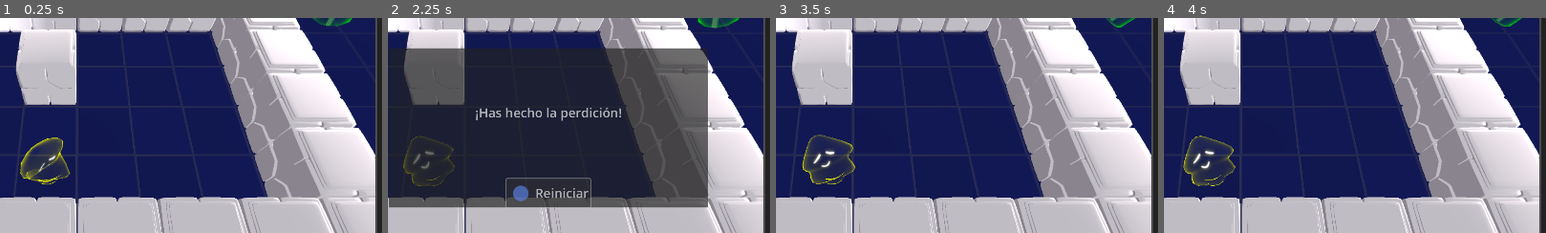
Above: before the commit, frames 1-4 (left to right).
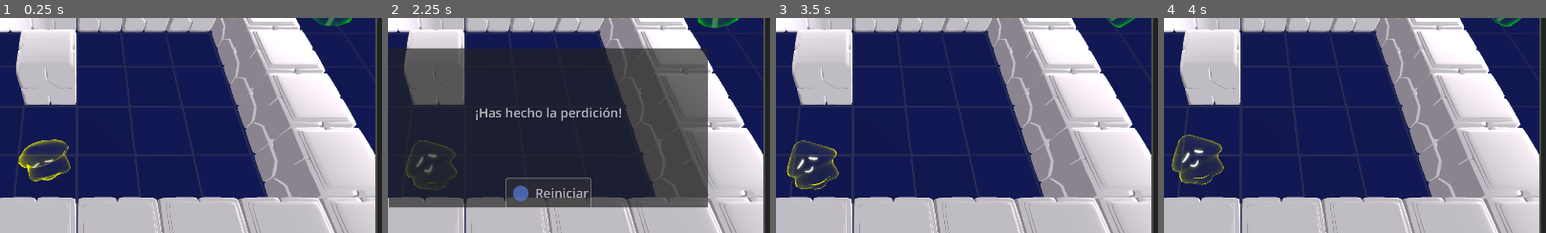
Above: after the commit, the same moments.

Repository: dxzander/GodotHSRFoxPuzzle
Game: Godot game, scene res://puzzle_test.tscn
Two runs of this game, one before a commit and one after it. Both use one fixed random seed, a clock stepped at 60 frames per second and the inputs below.
Inputs (mouse positions are % of the whole screen's width and height, from its top left):
- Up to frame 1 (0.25 s): no input
- Up to frame 2 (2.25 s): click "Run" at 0.5 s; click "Clear" at 1.25 s; click "Reiniciar" at 2 s
- Up to frame 3 (3.5 s): click (89, 12) at 2.75 s
- Up to frame 4 (4 s): click (89, 25) at 3.5 s
The pictures show only the part of the screen within x 29-79%, y 24-74%; the shares and areas given below are measured in that part.

The runs differ from the first frame. In frame 1, 1.2% of the frame differs, in the area x 4-19%, y 55-78%; in frame 2, 0.5%; in frame 3, 1.6%, in the area x 2-21%, y 54-80%; in frame 4, 1.5%.

Commit message:
Final touches and bug corrections

Diff:
--- a/cucumber.gd
+++ b/cucumber.gd
@@ -8,11 +8,7 @@
 func _ready():
 	pass # Replace with function body.
 
-
 # Called every frame. 'delta' is the elapsed time since the previous frame.
 func _physics_process(delta):
-	var sinOutput = sin(rotationTimer)
-	var newRotation = sinOutput * maxRotation
-	print(newRotation)
-	rotation.z = newRotation
+	rotation.z = sin(rotationTimer) * maxRotation
 	rotationTimer += rotationTimerRate
--- a/jelly.gd
+++ b/jelly.gd
@@ -56,21 +56,21 @@
 	# hover in place
 	lemniscateTimeCounter = lemniscateTimeCounter + lemniscateTimeCounterRate
 	hoverVector = Vector2((cos(lemniscateTimeCounter)*hoverStrengthX), (sin(2*lemniscateTimeCounter)/2)*hoverStrengthY)
-
+	$Armature/Skeleton3D.position = Vector3(hoverVector.x, hoverVector.y, 0.0)
 	# calculate direction using hover
-	if direction == Vector3(0, 0, 0):		# idle
-		finalDirection = (direction + Vector3(hoverVector.x, hoverVector.y, 0)) * SPEED
-	elif direction == Vector3(0, 0, -1):	# up
-		finalDirection = (direction + Vector3(hoverVector.x, hoverVector.y, 0)) * SPEED
-	elif direction == Vector3(0, 0, 1):		# down
-		finalDirection = (direction + Vector3(-hoverVector.x, hoverVector.y, 0)) * SPEED
-	elif direction == Vector3(1, 0, 0):		# right
-		finalDirection = (direction + Vector3(0, hoverVector.y, hoverVector.x)) * SPEED
-	elif direction == Vector3(-1, 0, 0):	# left
-		finalDirection = (direction + Vector3(0, hoverVector.y, -hoverVector.x)) * SPEED
+	#if direction == Vector3(0, 0, 0):		# idle
+		#finalDirection = (direction + Vector3(hoverVector.x, hoverVector.y, 0)) * SPEED
+	#elif direction == Vector3(0, 0, -1):	# up
+		#finalDirection = (direction + Vector3(hoverVector.x, hoverVector.y, 0)) * SPEED
+	#elif direction == Vector3(0, 0, 1):		# down
+		#finalDirection = (direction + Vector3(-hoverVector.x, hoverVector.y, 0)) * SPEED
+	#elif direction == Vector3(1, 0, 0):		# right
+		#finalDirection = (direction + Vector3(0, hoverVector.y, hoverVector.x)) * SPEED
+	#elif direction == Vector3(-1, 0, 0):	# left
+		#finalDirection = (direction + Vector3(0, hoverVector.y, -hoverVector.x)) * SPEED
 
 	# apply translation
-	set_velocity(finalDirection)
+	set_velocity(direction * SPEED)
 	move_and_slide()
 
 	# collision validation
--- a/jelly.tscn
+++ b/jelly.tscn
@@ -206,7 +206,7 @@
 surface_material_override/0 = SubResource("ShaderMaterial_ugrjp")
 
 [node name="Jigglebone" type="Node3D" parent="Armature/Skeleton3D"]
-transform = Transform3D(0.904713, -0.192546, -0.380026, 0.425267, 0.35512, 0.832489, -0.0253381, -0.914777, 0.403165, -0.142504, 0.231242, -1)
+transform = Transform3D(0.897573, -0.440866, 0.000344081, 0.440866, 0.897573, -2.79018e-07, -0.000308714, 0.000151944, 1, -0.141959, 0.231242, -1)
 top_level = true
 script = ExtResource("4_o4d80")
 bone_name = "Head"
@@ -214,7 +214,7 @@
 gravity = Vector3(0, -9.8, 0)
 
 [node name="Jigglebone2" type="Node3D" parent="Armature/Skeleton3D"]
-transform = Transform3D(0.20709, 0.978322, -0.000319075, -0.978322, 0.20709, 4.03691e-05, 0.000105571, 0.000303798, 1, -0.142504, 0.231242, -1)
+transform = Transform3D(0.20709, 0.978322, 0.000321878, -0.978322, 0.20709, -9.50968e-08, -6.67509e-05, -0.000314881, 1, -0.14196, 0.231242, -1)
 top_level = true
 script = ExtResource("4_o4d80")
 bone_name = "UpperAL"
@@ -222,7 +222,7 @@
 gravity = Vector3(0, -9.8, 0)
 
 [node name="Jigglebone3" type="Node3D" parent="Armature/Skeleton3D"]
-transform = Transform3D(0.337685, 0.941259, -0.000160528, -0.941259, 0.337685, 0.000676585, 0.000691049, -7.73743e-05, 1, 0.439171, 0.354371, -1.0001)
+transform = Transform3D(0.337702, 0.941253, -0.000580891, -0.941253, 0.337702, -2.66329e-07, 0.000195917, 0.000546856, 1, 0.439623, 0.354372, -1.00004)
 top_level = true
 script = ExtResource("4_o4d80")
 bone_name = "LowerAL"
@@ -230,7 +230,7 @@
 gravity = Vector3(0, -9.8, 0)
 
 [node name="Jigglebone4" type="Node3D" parent="Armature/Skeleton3D"]
-transform = Transform3D(-0.598435, -0.801171, -0.000319308, 0.801171, -0.598435, 4.06314e-05, -0.000223638, -0.000231505, 1, -0.142504, 0.231242, -1)
+transform = Transform3D(-0.598435, -0.801171, 0.000284061, 0.801171, -0.598435, 2.93418e-07, 0.000169757, 0.000227757, 1, -0.141959, 0.231241, -1)
 top_level = true
 script = ExtResource("4_o4d80")
 bone_name = "UpperAR"
@@ -238,7 +238,7 @@
 gravity = Vector3(0, -9.8, 0)
 
 [node name="Jigglebone5" type="Node3D" parent="Armature/Skeleton3D"]
-transform = Transform3D(-0.498139, -0.867097, -0.000502795, 0.867097, -0.498138, -0.000622564, 0.000289362, -0.000746095, 1, -0.606712, -0.115499, -0.999923)
+transform = Transform3D(-0.498124, -0.867105, -8.36507e-05, 0.867105, -0.498124, 1.09481e-07, -4.17633e-05, -7.24794e-05, 1, -0.606218, -0.1155, -0.999884)
 top_level = true
 script = ExtResource("4_o4d80")
 bone_name = "LowerAR"
@@ -246,7 +246,7 @@
 gravity = Vector3(0, -9.8, 0)
 
 [node name="Jigglebone6" type="Node3D" parent="Armature/Skeleton3D"]
-transform = Transform3D(-1.19209e-07, 0.911358, -0.411615, -1.19209e-07, 0.411615, 0.911358, 1, 1.78814e-07, 0, 0.652361, -1.07526, 7.6143e-09)
+transform = Transform3D(-1.19209e-07, 0.911215, -0.41193, -8.9407e-08, 0.41193, 0.911215, 1, 2.08616e-07, 0, 0.652923, -1.07485, 7.59264e-09)
 top_level = true
 script = ExtResource("4_o4d80")
 bone_name = "HipL"
@@ -254,7 +254,7 @@
 gravity = Vector3(0, -9.8, 0)
 
 [node name="Jigglebone7" type="Node3D" parent="Armature/Skeleton3D"]
-transform = Transform3D(-0.0625737, 0.998027, 0.00522429, -0.447183, -0.032716, 0.893844, 0.892251, 0.0535949, 0.448348, 0.675051, -0.681383, -0.776173)
+transform = Transform3D(-0.0623554, 0.998042, 0.00500986, -0.447815, -0.0324638, 0.893537, 0.891949, 0.0534734, 0.448962, 0.674954, -0.680125, -0.77703)
 top_level = true
 script = ExtResource("4_o4d80")
 bone_name = "LegL"
@@ -262,7 +262,7 @@
 gravity = Vector3(0, -9.8, 0)
 
 [node name="Jigglebone8" type="Node3D" parent="Armature/Skeleton3D"]
-transform = Transform3D(1.19209e-07, -0.744646, -0.66746, 1.19209e-07, -0.66746, 0.744646, -1, -1.19209e-07, 1.19209e-07, 0.869881, -0.860934, 6.41662e-08)
+transform = Transform3D(1.78814e-07, -0.744371, -0.667766, 0, -0.667767, 0.744371, -1, -1.49012e-07, -1.19209e-07, 0.870372, -0.860273, 6.40557e-08)
 top_level = true
 script = ExtResource("4_o4d80")
 bone_name = "HipR"
@@ -270,7 +270,7 @@
 gravity = Vector3(0, -9.8, 0)
 
 [node name="Jigglebone9" type="Node3D" parent="Armature/Skeleton3D"]
-transform = Transform3D(-0.48942, -0.537003, -0.687093, 0.250855, -0.8413, 0.478839, -0.835188, 0.0619927, 0.546459, -0.0443641, -0.950336, -0.887307)
+transform = Transform3D(-0.489012, -0.536738, -0.68759, 0.250212, -0.841457, 0.478898, -0.83562, 0.0621436, 0.545781, -0.043081, -0.951431, -0.886601)
 top_level = true
 script = ExtResource("4_o4d80")
 bone_name = "LegR"
--- a/puzzle_test.gd
+++ b/puzzle_test.gd
@@ -63,6 +63,7 @@
 func _on_reiniciar_pressed():
 	$jelly.position = player_initial_position
 	$jelly.direction = Vector3(0, 0, 0)
+	$jelly.directionString = 'up'
 	$Interfaz/Juego/Controles/Stack.clear_stack()
 	$Interfaz/Juego/Controles/Stack.enable_buttons()
 	$Interfaz/Ending/AnimationPlayer.play("fade out")
--- a/puzzle_test.tscn
+++ b/puzzle_test.tscn
@@ -543,10 +543,10 @@
 volume_db = -15.0
 autoplay = true
 
-[node name="cucumber2" parent="." instance=ExtResource("17_v30pe")]
+[node name="pepilinus2" parent="." instance=ExtResource("17_v30pe")]
 transform = Transform3D(1, 0, 0, 0, 1, 0, 0, 0, 1, -15, 0, -9)
 
-[node name="cucumber" parent="." instance=ExtResource("17_v30pe")]
+[node name="pepilinus" parent="." instance=ExtResource("17_v30pe")]
 transform = Transform3D(1, 0, 0, 0, 1, 0, 0, 0, 1, 15, 0, -9)
 
 [connection signal="move_in_direction" from="Interfaz/Juego/Controles/Stack" to="jelly" method="_on_stack_move_in_direction"]
Not shown, changed: Neutral - Master.wav.import
